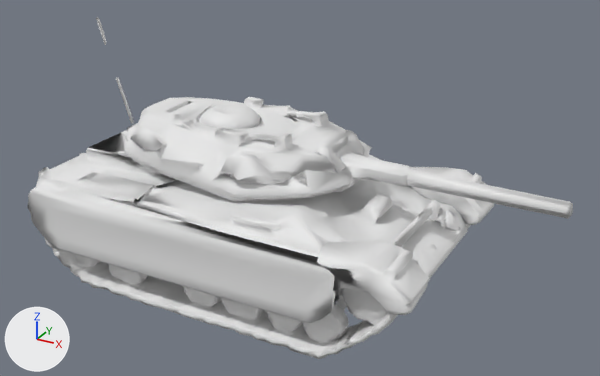
The glTF model art/meshes/vehicles/mbt_lavi.glb as it was, and as the next commit left it.
Rendered twice from a 50 mm camera at (4.4, -7.91, 5.24) aimed at (0.09, -0.07, 1.32). Arrows for +X, +Y and +Z are at lower left; the lights stay in place. The first picture is the older version. Where no turn or scale is listed for an object, it has been applied to the vertices.

In view in the first picture: 'hull_hull', 'hull_rubber', 'turret_hull', 'turret_metal'.
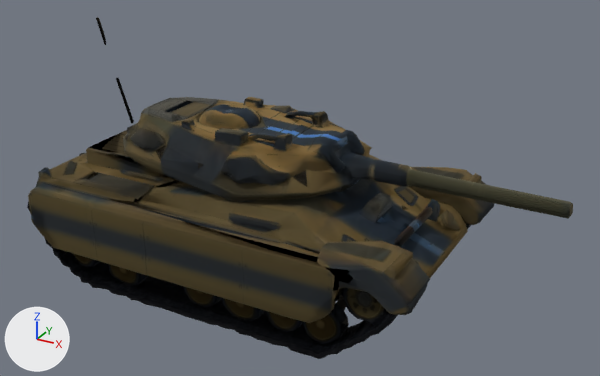
Pixel boxes [x1, y1, x2, y2] of what changed, in the pictures (600 x 376 px):
'hull_hull', recoloured (darker)
    both: [27, 130, 495, 343]
'turret_hull', recoloured (darker)
    both: [125, 97, 365, 186]
'hull_rubber', recoloured (white to black)
    both: [54, 250, 364, 359]
'turret_metal', recoloured
    both: [96, 17, 573, 219]

The change in detail:
Picture 'base_color' (img_base_color) is new.
Material 'material' (mat_material) is new.
Its texture is img_base_color.
Its metallic is 1.0.
Its roughness is 1.0.
me_hull_hull has 2429 vertices, 4794 faces and spans x -3.16..2.06, y -1.45..1.45, z 0.31..1.83.
me_hull_hull gains material mat_material (picture img_base_color).
me_hull_rubber has 1242 vertices, 2422 faces and spans x -2.73..1.46, y -1.38..1.38, z 0.0..0.44.
me_hull_rubber gains material mat_material (picture img_base_color).
me_turret_hull has 471 vertices, 943 faces and spans x -2.17..0.75, y -1.02..1.01, z 1.62..2.12.
me_turret_hull gains material mat_material (picture img_base_color).
me_turret_metal has 105 vertices, 187 faces and spans x -2.45..3.16, y -0.47..0.32, z 1.61..3.14.
me_turret_metal gains material mat_material (picture img_base_color).
